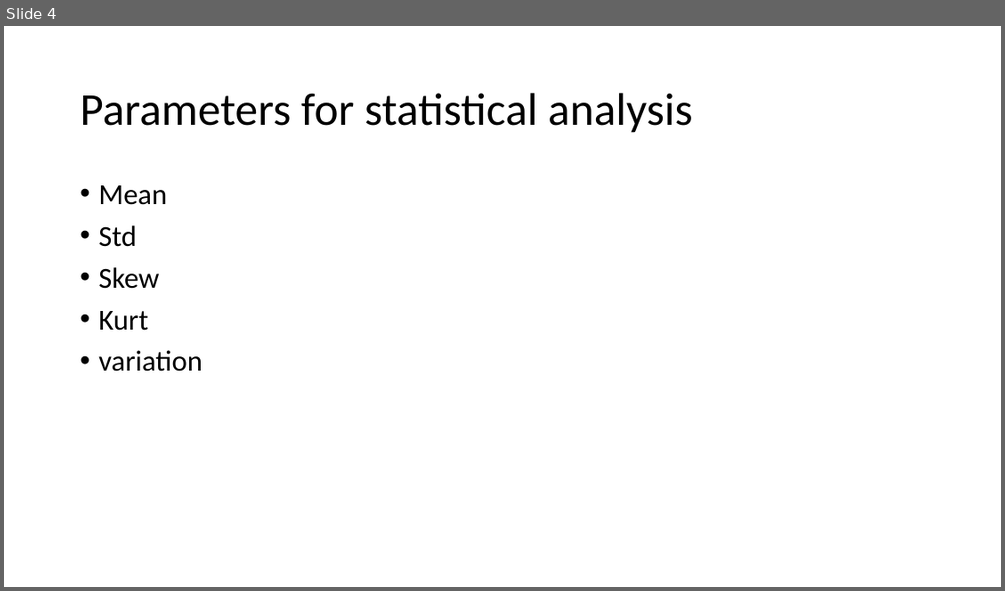
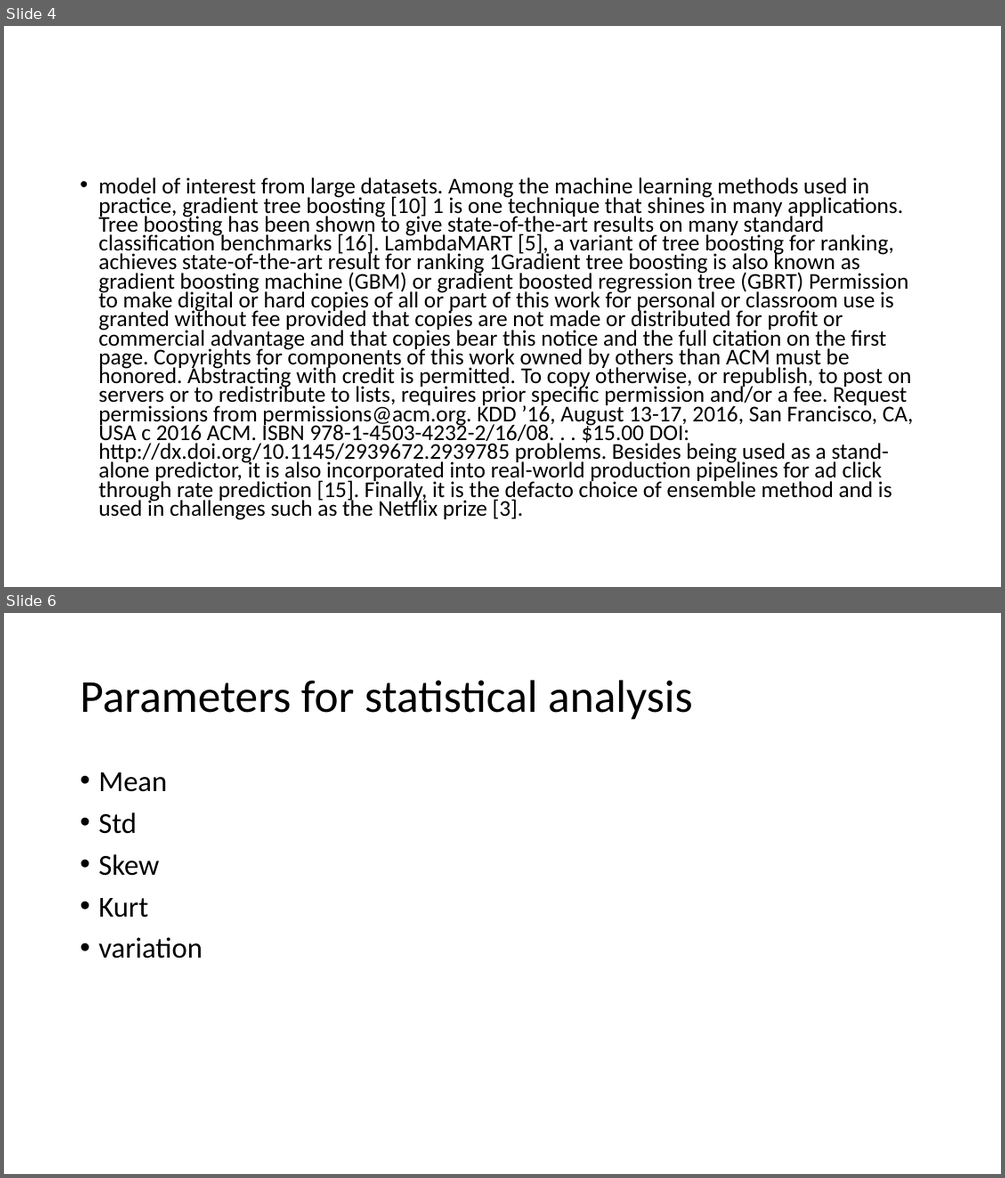
Before and after one commit to seutepan/ibima-39, a slide deck: Presenatation.pptx. Shown one above the other, each under a label of ours: slide 4 before the commit, slides 4 and 6 after it; the slides between them are not shown. The pictures are 1005x591 and 1005x1178 pixels, drawn with LibreOffice and Linux fonts; fonts in the diff are those of the drawing. Boxes give left, top, right and bottom in pixels: in the first picture for what was removed or moved away, otherwise in the second. Text is boxed around its words. In the diff, an @@ line names an element or a change of style, - is before the commit and + after.

```diff
--- a/Presenatation.pptx
+++ b/Presenatation.pptx
@@ slide 4 added at [4, 26, 1001, 587], background #FFFFFF @@
@@ text added at [98, 177, 914, 520], 21.7 pt, text #000000 @@
+• model of interest from large datasets. Among the machine learning methods used in practice, gradient tree boosting [10] 1 is one technique that shines in many applications. Tree boosting has been shown to give state-of-the-art results on many standard classification benchmarks [16]. LambdaMART [5], a variant of tree boosting for ranking, achieves state-of-the-art result for ranking 1Gradient tree boosting is also known as gradient boosting machine (GBM) or gradient boosted regression tree (GBRT) Permission to make digital or hard copies of all or part of this work for personal or classroom use is granted without fee provided that copies are not made or distributed for profit or commercial advantage and that copies bear this notice and the full citation on the first page. Copyrights for components of this work owned by others than ACM must be honored. Abstracting with credit is permitted. To copy otherwise, or republish, to post on servers or to redistribute to lists, requires prior specific permission and/or a fee. Request permissions from permissions@acm.org. KDD ’16, August 13-17, 2016, San Francisco, CA, USA c 2016 ACM. ISBN 978-1-4503-4232-2/16/08. . . $15.00 DOI: http://dx.doi.org/10.1145/2939672.2939785 problems. Besides being used as a stand-alone predictor, it is also incorporated into real-world production pipelines for ad click through rate prediction [15]. Finally, it is the defacto choice of ensemble method and is used in challenges such as the Netflix prize [3].
@@ what was slide 4 is now slide 6 @@
```
Also in this commit, not shown: 3 other slides added, 2 slides removed.
